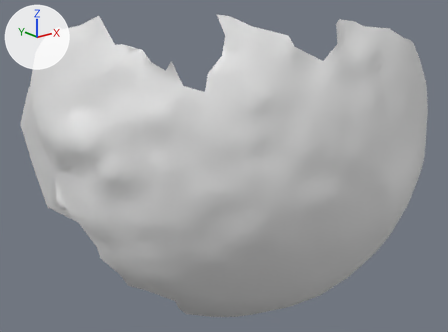
One commit to the OBJ model res/final/onecam_fullvolume/12/cleanedup/FullVolium.000759.obj: the scene before it, then after it.
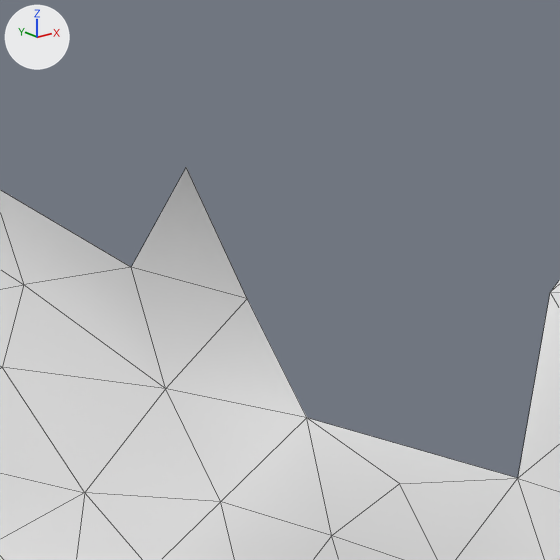
Old and new are each drawn whole from a 50 mm camera at (-754.8, 236.1, 1241.2) aimed at (-616.4, 409.1, 1172.0) and again close up on the part from 34% to 47% of the width and 13% to 30% of the height. Every picture has the same lights, and +X, +Y and +Z are marked at upper left. The close-ups show mesh edges as thin lines. Where no turn or scale is listed for an object, it has been applied to the vertices.

The older version as bpy lines, for what is in view:
```python
me_fullvolium_000759 = bpy.data.meshes.new('FullVolium.000759')
me_fullvolium_000759.from_pydata(...)  # 959 vertices, 1848 faces; spans x -678.1..-551.2, y 350.5..467.2, z 1120.7..1229.4
# before: 777 (-654.7, 382.3, 1213.5) at pixel (247, 298), 778 (-656.9, 385.1, 1214.2) at pixel (131, 267), 954 (-656.7, 382.4, 1217.4) at pixel (186, 167)
ob_fullvolium_000759 = bpy.data.objects.new('FullVolium.000759', me_fullvolium_000759)
ob_fullvolium_000759.location = (0.0, 0.0, 0.0)
```
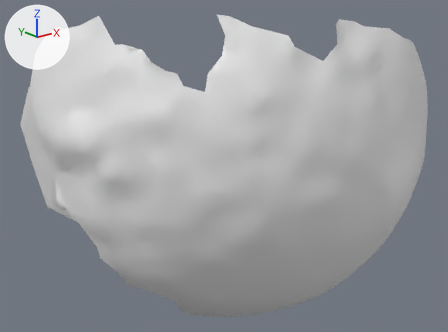
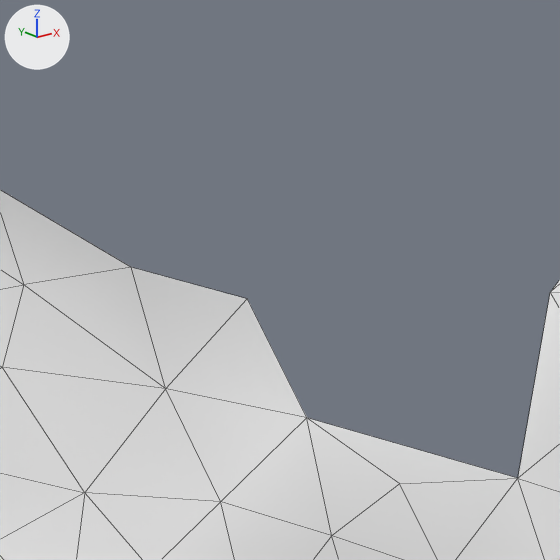
Where the change shows, as pixel boxes (x1, y1, x2, y2) in the close-ups (560 x 560 px):
'FullVolium.000759', reshaped
    before: (0, 168, 560, 560)
    after: (0, 190, 560, 560)
part 1 of me_fullvolium_000759, deleted
    before: (132, 168, 247, 299)

The change, as a diff of the scene's bpy script:
```diff
--- a/res/final/onecam_fullvolume/12/cleanedup/FullVolium.000759.obj.py
+++ b/res/final/onecam_fullvolume/12/cleanedup/FullVolium.000759.obj.py
@@ me_fullvolium_000759 @@
 me_fullvolium_000759.from_pydata(...)  # 959 vertices, 1848 faces; spans x -678.1..-551.2, y 350.5..467.2, z 1120.7..1229.4
 # used by ob_fullvolium_000759; location = (0.0, 0.0, 0.0)
 # verts and faces of me_fullvolium_000759; kept vertices keep their numbers, new ones are numbered from 959
+# me_fullvolium_000759 part 1
+delete_vertices([954])  # with the faces that use them
```
